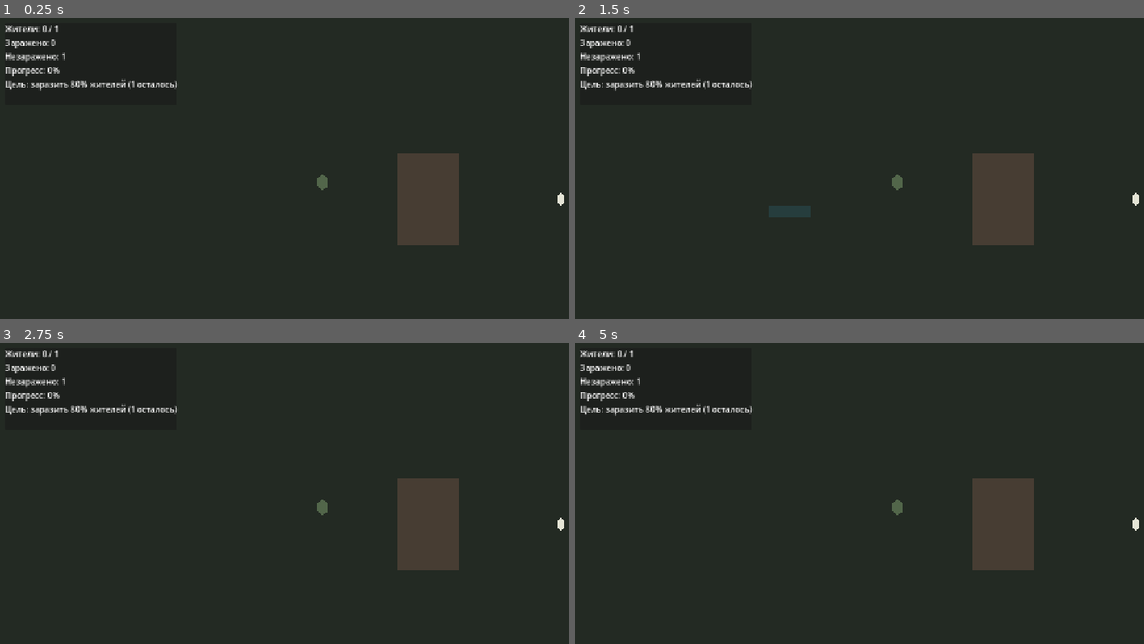
Above: before the commit, frames 1-4 (two rows, left to right).
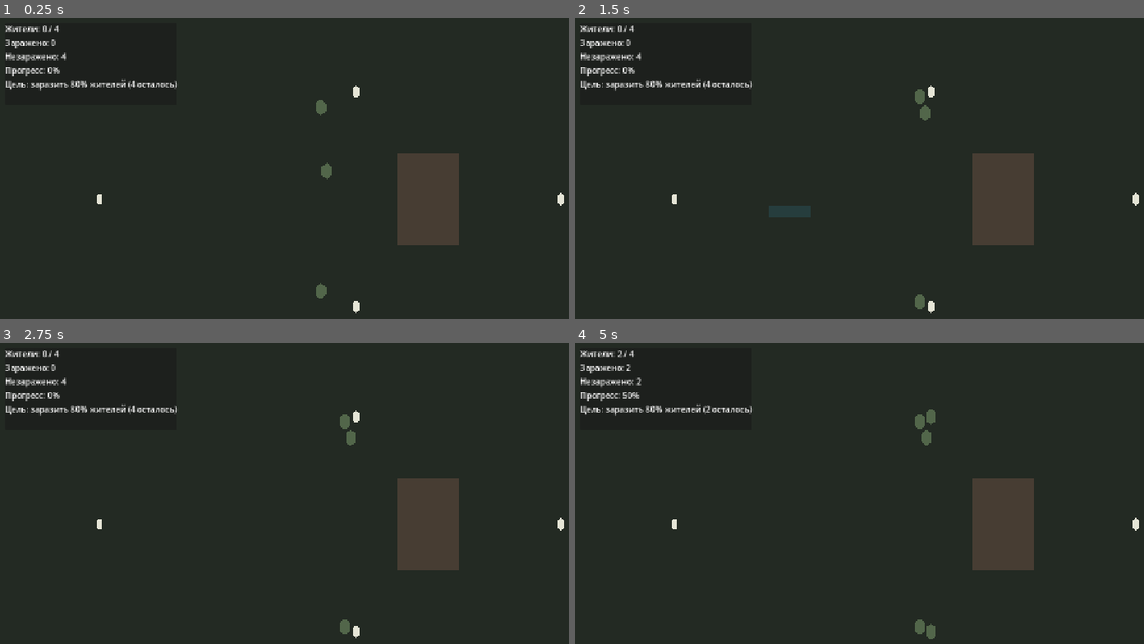
Above: after the commit, the same moments.

Repository: tivel47-ai/i-m-a-monster
Game: Godot game, scene res://scenes/main.tscn
Same seed, same stepped clock (60 frames per second), same inputs: the game is played once before the commit and once after it.
Inputs (mouse positions are in pixels of both pictures, inside the frame that each line leads up to):
- Up to frame 1 (0.25 s): no input
- Up to frame 2 (1.5 s): move the mouse to (1047, 180) at 0.52 s; click (1047, 180) at 0.67 s; drag from (768, 216) to (899, 183) at 1.27 s
- Up to frame 3 (2.75 s): move the mouse to (392, 442) at 2.02 s; click (392, 442) at 2.17 s
- Up to frame 4 (5 s): tap Enter at 2.75 s; drag from (865, 598) to (899, 508) at 2.77 s; move the mouse to (1098, 580) at 3.52 s; click (1098, 580) at 3.67 s; tap Space at 4.25 s; drag from (705, 469) to (802, 433) at 4.27 s

The runs differ from the first frame. In frame 1, 0.4% of the frame differs, in the area x 9-64%, y 2-99%; in frame 2, 0.4%; in frame 3, 0.4%; in frame 4, 0.6%, in the area x 7-64%, y 2-99%.

Commit message:
task 18 превращение жителя в управляемого зомби

Diff:
--- a/scenes/test_map.tscn
+++ b/scenes/test_map.tscn
@@ -53,8 +53,23 @@
 [node name="Zombie" parent="." unique_id=1210245640 instance=ExtResource("1_6ulkd")]
 position = Vector2(635, 327)
 
+[node name="Zombie2" parent="." instance=ExtResource("1_6ulkd")]
+position = Vector2(610, 190)
+
+[node name="Zombie3" parent="." instance=ExtResource("1_6ulkd")]
+position = Vector2(610, 530)
+
 [node name="Villager" parent="." instance=ExtResource("2_villager")]
 position = Vector2(1100, 360)
+
+[node name="Villager2" parent="." instance=ExtResource("2_villager")]
+position = Vector2(700, 150)
+
+[node name="Villager3" parent="." instance=ExtResource("2_villager")]
+position = Vector2(700, 570)
+
+[node name="Villager4" parent="." instance=ExtResource("2_villager")]
+position = Vector2(200, 360)
 
 [node name="CanvasLayer" type="CanvasLayer" parent="."]
 
--- a/scenes/zombie.tscn
+++ b/scenes/zombie.tscn
@@ -13,7 +13,7 @@
 
 [node name="Zombie" type="CharacterBody2D" unique_id=1210245640 groups=["player_units"]]
 collision_layer = 2
-collision_mask = 9
+collision_mask = 11
 motion_mode = 1
 script = ExtResource("1_1vlb3")
 
--- a/scripts/test_map.gd
+++ b/scripts/test_map.gd
@@ -3,6 +3,7 @@
 const TARGET_PERCENT := 80
 const SELECTION_DRAG_THRESHOLD := 8.0
 const PLAYER_SELECTION_LAYER := 4
+const ZOMBIE_SCENE: PackedScene = preload("res://scenes/zombie.tscn")
 
 enum MissionState {
 	ACTIVE,
@@ -10,6 +11,7 @@
 }
 
 var villagers: Array[Node] = []
+var converted_resident_ids: Dictionary = {}
 var total_residents: int = 0
 var infected_residents: int = 0
 var mission_state: MissionState = MissionState.ACTIVE
@@ -38,12 +40,26 @@
 		var error := resident.connect("converted", _on_resident_converted)
 		if error != OK:
 			push_error("Could not connect resident conversion signal: %s" % error_string(error))
+		elif resident.call("is_converted"):
+			converted_resident_ids[resident.get_instance_id()] = true
 
 	total_residents = villagers.size()
 	_refresh_mission_progress()
 
 
 func _input(event: InputEvent) -> void:
+	if (
+		event is InputEventMouseButton
+		and event.button_index == MOUSE_BUTTON_RIGHT
+		and event.pressed
+	):
+		var destination := _screen_to_world(event.position)
+		for unit in get_tree().get_nodes_in_group("player_units"):
+			if unit.is_selected:
+				unit.issue_player_move_order(destination)
+		get_viewport().set_input_as_handled()
+		return
+
 	if event is InputEventMouseButton and event.button_index == MOUSE_BUTTON_LEFT:
 		if event.pressed:
 			selection_in_progress = true
@@ -70,6 +86,7 @@
 		selection_current_screen = event.position
 		_update_marquee_state()
 
+
 func _update_marquee_state() -> void:
 	if not marquee_active:
 		marquee_active = (
@@ -165,17 +182,25 @@
 
 
 func _on_resident_converted(resident: Node) -> void:
-	if not villagers.has(resident):
-		return
-
+	if not is_instance_valid(resident) or not villagers.has(resident):
+		return
+
+	var resident_id := resident.get_instance_id()
+	if converted_resident_ids.has(resident_id):
+		return
+
+	converted_resident_ids[resident_id] = true
 	_refresh_mission_progress()
 
+	var new_zombie := ZOMBIE_SCENE.instantiate()
+	new_zombie.position = to_local(resident.global_position)
+	add_child(new_zombie)
+	new_zombie.get_node("Polygon2D").color = resident.get_node("Polygon2D").color
+	resident.queue_free()
+
 
 func _refresh_mission_progress() -> void:
-	infected_residents = 0
-	for resident in villagers:
-		if is_instance_valid(resident) and resident.call("is_converted"):
-			infected_residents += 1
+	infected_residents = converted_resident_ids.size()
 
 	var uninfected_residents := total_residents - infected_residents
 	var progress_percent := 0
--- a/scripts/villager.gd
+++ b/scripts/villager.gd
@@ -12,6 +12,7 @@
 
 var infection_state: InfectionState = InfectionState.AVAILABLE
 var converted_color: Color
+var encounter_owner: Node2D
 
 @onready var polygon: Polygon2D = $Polygon2D
 @onready var collision_timer: Timer = $CollisionTimer
@@ -29,14 +30,19 @@
 	return infection_state == InfectionState.CONVERTED
 
 
-func begin_encounter(result_color: Color) -> bool:
+func begin_encounter(result_color: Color, zombie: Node2D) -> bool:
 	if not is_available_for_infection():
 		return false
 
 	infection_state = InfectionState.IN_COLLISION
+	encounter_owner = zombie
 	converted_color = result_color
 	collision_timer.start(COLLISION_DURATION_SECONDS)
 	return true
+
+
+func is_encounter_owner(zombie: Node2D) -> bool:
+	return is_in_collision() and encounter_owner == zombie
 
 
 func cancel_encounter() -> void:
@@ -45,6 +51,7 @@
 
 	collision_timer.stop()
 	infection_state = InfectionState.AVAILABLE
+	encounter_owner = null
 
 
 func _on_collision_timer_timeout() -> void:
@@ -52,5 +59,6 @@
 		return
 
 	infection_state = InfectionState.CONVERTED
+	encounter_owner = null
 	polygon.color = converted_color
 	converted.emit(self)
--- a/scripts/zombie.gd
+++ b/scripts/zombie.gd
@@ -3,6 +3,7 @@
 const VILLAGER_COLLISION_LAYER := 8
 const VILLAGER_APPROACH_DISTANCE := 12.0
 const INFECTION_DISTANCE := 24.0
+const AGGRO_REACQUIRE_DELAY_SECONDS := 0.3
 
 @export var move_speed: float = 100.0
 
@@ -10,6 +11,7 @@
 var target_position: Vector2
 var has_target: bool = false
 var has_player_order: bool = false
+var aggro_reacquire_delay: float = 0.0
 var aggro_target: Node2D
 var aggro_candidates: Array[Node2D] = []
 
@@ -52,21 +54,22 @@
 		)
 
 
-func _unhandled_input(event: InputEvent) -> void:
+func issue_player_move_order(destination: Vector2) -> void:
 	if (
-		event is InputEventMouseButton
-		and event.button_index == MOUSE_BUTTON_RIGHT
-		and event.pressed
-		and is_selected
+		aggro_target != null
+		and is_instance_valid(aggro_target)
+		and aggro_target.has_method("is_encounter_owner")
+		and aggro_target.call("is_encounter_owner", self)
 	):
-		if aggro_target != null and aggro_target.has_method("cancel_encounter"):
-			aggro_target.call("cancel_encounter")
-		aggro_target = null
-		target_position = get_global_mouse_position()
-		has_player_order = true
-		has_target = true
-		navigation_agent.target_position = target_position
-		queue_redraw()
+		aggro_target.call("cancel_encounter")
+
+	aggro_target = null
+	has_target = true
+	has_player_order = true
+	aggro_reacquire_delay = 0.0
+	target_position = destination
+	navigation_agent.target_position = destination
+	queue_redraw()
 
 
 func _on_aggro_area_body_entered(body: Node2D) -> void:
@@ -89,31 +92,47 @@
 		velocity = Vector2.ZERO
 
 
-func _update_aggro_target() -> void:
+func _update_aggro_target(delta: float) -> void:
 	if has_player_order:
+		return
+	if aggro_reacquire_delay > 0.0:
+		aggro_reacquire_delay = maxf(aggro_reacquire_delay - delta, 0.0)
 		return
 
 	if aggro_target != null:
 		if is_instance_valid(aggro_target) and _has_line_of_sight(aggro_target):
 			if aggro_target.call("is_in_collision"):
-				has_target = false
-				velocity = Vector2.ZERO
-				return
-
-			if aggro_target.call("is_available_for_infection"):
+				if aggro_target.call("is_encounter_owner", self):
+					has_target = false
+					velocity = Vector2.ZERO
+					return
+
 				if global_position.distance_to(aggro_target.global_position) <= INFECTION_DISTANCE:
-					if aggro_target.call("begin_encounter", zombie_visual.color):
-						has_target = false
-						velocity = Vector2.ZERO
+					has_target = false
+					velocity = Vector2.ZERO
 					return
 
 				if not has_target:
 					_set_aggro_destination()
 				return
-
-			aggro_target = null
-			has_target = false
-			velocity = Vector2.ZERO
+			elif aggro_target.call("is_available_for_infection"):
+				if global_position.distance_to(aggro_target.global_position) <= INFECTION_DISTANCE:
+					if aggro_target.call("begin_encounter", zombie_visual.color, self):
+						has_target = false
+						velocity = Vector2.ZERO
+						return
+
+					aggro_target = null
+					has_target = false
+					velocity = Vector2.ZERO
+				else:
+					if not has_target:
+						_set_aggro_destination()
+					return
+			else:
+				aggro_target = null
+				has_target = false
+				velocity = Vector2.ZERO
 		else:
 			aggro_target = null
 			has_target = false
@@ -139,7 +158,7 @@
 
 	aggro_target = closest_visible_target
 	if global_position.distance_to(aggro_target.global_position) <= INFECTION_DISTANCE:
-		if aggro_target.call("begin_encounter", zombie_visual.color):
+		if aggro_target.call("begin_encounter", zombie_visual.color, self):
 			has_target = false
 			velocity = Vector2.ZERO
 		return
@@ -165,8 +184,8 @@
 	return get_world_2d().direct_space_state.intersect_ray(query).is_empty()
 
 
-func _physics_process(_delta: float) -> void:
-	_update_aggro_target()
+func _physics_process(delta: float) -> void:
+	_update_aggro_target(delta)
 	if not has_target:
 		return
 
@@ -180,8 +199,9 @@
 	if navigation_agent.is_navigation_finished():
 		has_target = false
 		velocity = Vector2.ZERO
-		if aggro_target == null:
+		if aggro_target == null and has_player_order:
 			has_player_order = false
+			aggro_reacquire_delay = AGGRO_REACQUIRE_DELAY_SECONDS
 		queue_redraw()
 		return
 
@@ -191,6 +211,7 @@
 	if navigation_agent.is_navigation_finished():
 		has_target = false
 		velocity = Vector2.ZERO
-		if aggro_target == null:
+		if aggro_target == null and has_player_order:
 			has_player_order = false
+			aggro_reacquire_delay = AGGRO_REACQUIRE_DELAY_SECONDS
 	queue_redraw()
Not shown, changed: docs/game_design.md
Not shown, changed: docs/technical_design.md
